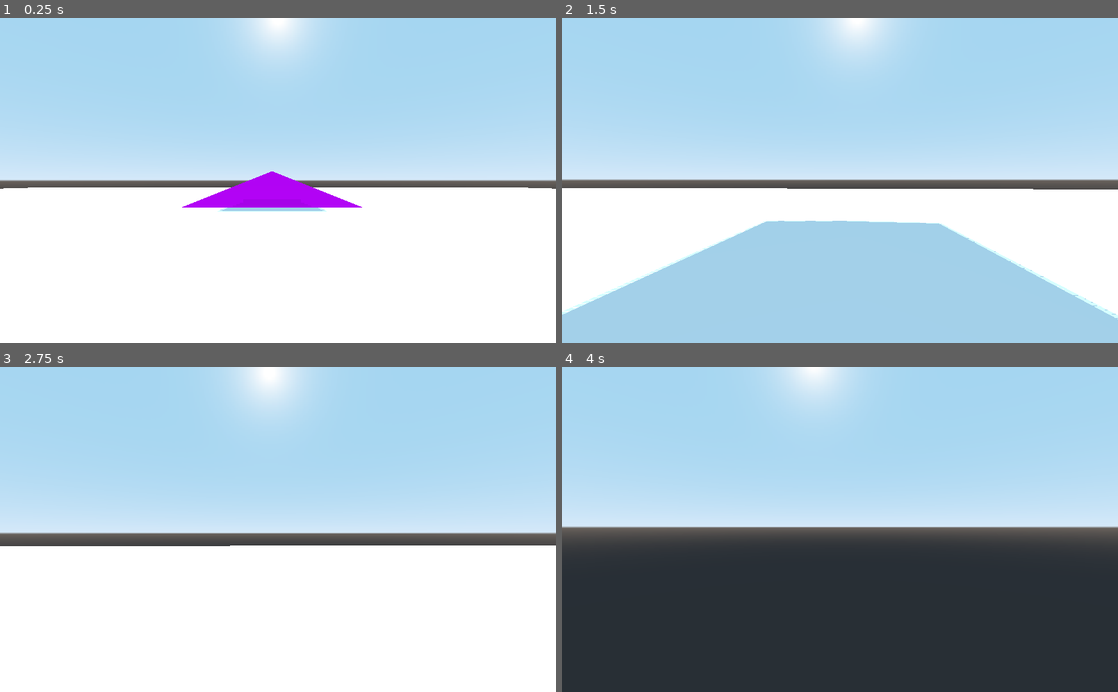
Above: before the commit, frames 1-4 (two rows, left to right).
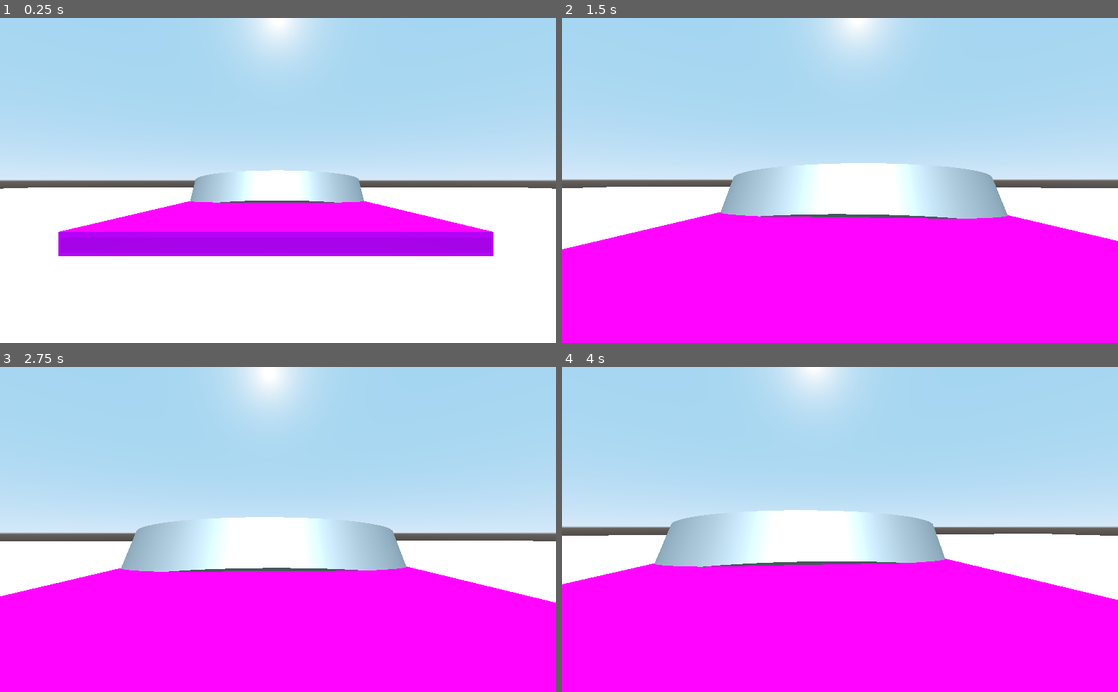
Above: after the commit, the same moments.

Repository: Gorzon38/EscapeGamesNSI
Game: Godot game, scene res://Nodes/Main.tscn
The game is run twice, just before and just after one commit, with the same random seed, the same clock (stepped at 60 frames per second) and the same inputs.
Inputs (mouse positions are in pixels of both pictures, inside the frame that each line leads up to):
- Up to frame 1 (0.25 s): no input
- Up to frame 2 (1.5 s): tap Enter at 0.5 s; move the mouse to (867, 180) at 0.52 s; hold W (move_forward) from 0.53 s (still down); move the mouse to (812, 180) at 1.27 s
- Up to frame 3 (2.75 s): keep holding W (move_forward); move the mouse to (289, 523) at 2.02 s
- Up to frame 4 (4 s): keep holding W (move_forward); tap Space at 2.75 s; move the mouse to (834, 536) at 2.77 s; move the mouse to (878, 532) at 3.52 s

The runs differ from the first frame. In frame 1, 13% of the frame differs, in the area x 10-89%, y 46-74%; in frame 2, 43%; in frame 3, 42%; in frame 4, 51%, in the area x 0-100%, y 44-100%.

Commit message:
Update Main.tscn

Diff:
--- a/Nodes/Main.tscn
+++ b/Nodes/Main.tscn
@@ -6,10 +6,15 @@
 
 [sub_resource type="CubeMesh" id=2]
 
-[sub_resource type="PrismMesh" id=3]
+[sub_resource type="CubeMesh" id=5]
 
 [sub_resource type="SpatialMaterial" id=4]
 albedo_color = Color( 0.898039, 0, 1, 1 )
+
+[sub_resource type="CylinderMesh" id=6]
+
+[sub_resource type="BoxShape" id=7]
+extents = Vector3( 5.08696, 1, 4.95114 )
 
 [node name="Main" type="Node"]
 
@@ -28,11 +33,21 @@
 material/0 = null
 
 [node name="StaticBody" type="StaticBody" parent="Decore"]
+transform = Transform( 1, 0, 0, 0, 1, 0, 0, 0, 1, 0, -0.431843, -11.1284 )
 
 [node name="MeshInstance" type="MeshInstance" parent="Decore/StaticBody"]
-transform = Transform( 5, 0, 0, 0, 1, 0, 0, 0, 5, -0.281, 1.26054, -18.533 )
-mesh = SubResource( 3 )
+transform = Transform( 5, 0, 0, 0, 1, 0, 0, 0, 5, 0, 0, 0 )
+mesh = SubResource( 5 )
 material/0 = SubResource( 4 )
+
+[node name="MeshInstance2" type="MeshInstance" parent="Decore/StaticBody"]
+transform = Transform( 5, 0, 0, 0, 0.818711, 0.574205, 0, -0.574205, 0.818711, 0, 1.37368, -3.33077 )
+mesh = SubResource( 6 )
+skeleton = NodePath("../MeshInstance")
+material/0 = null
+
+[node name="CollisionShape" type="CollisionShape" parent="Decore/StaticBody"]
+shape = SubResource( 7 )
 
 [node name="DirectionalLight" type="DirectionalLight" parent="."]
 transform = Transform( -1, 8.74228e-08, 1.77636e-15, -1.82493e-08, -0.208748, 0.977969, 8.54968e-08, 0.977969, 0.208748, 0, 50.7041, 0 )
Not shown: 1 places in Nodes/Main.tscn that only renumber resources
